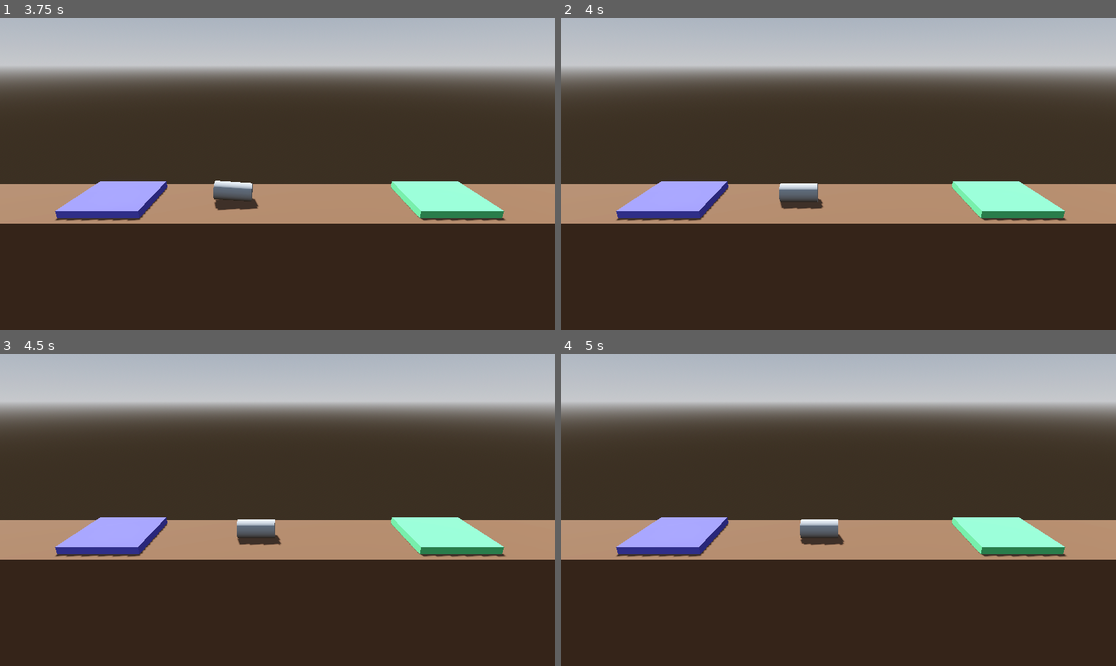
Above: before the commit, frames 1-4 (two rows, left to right).
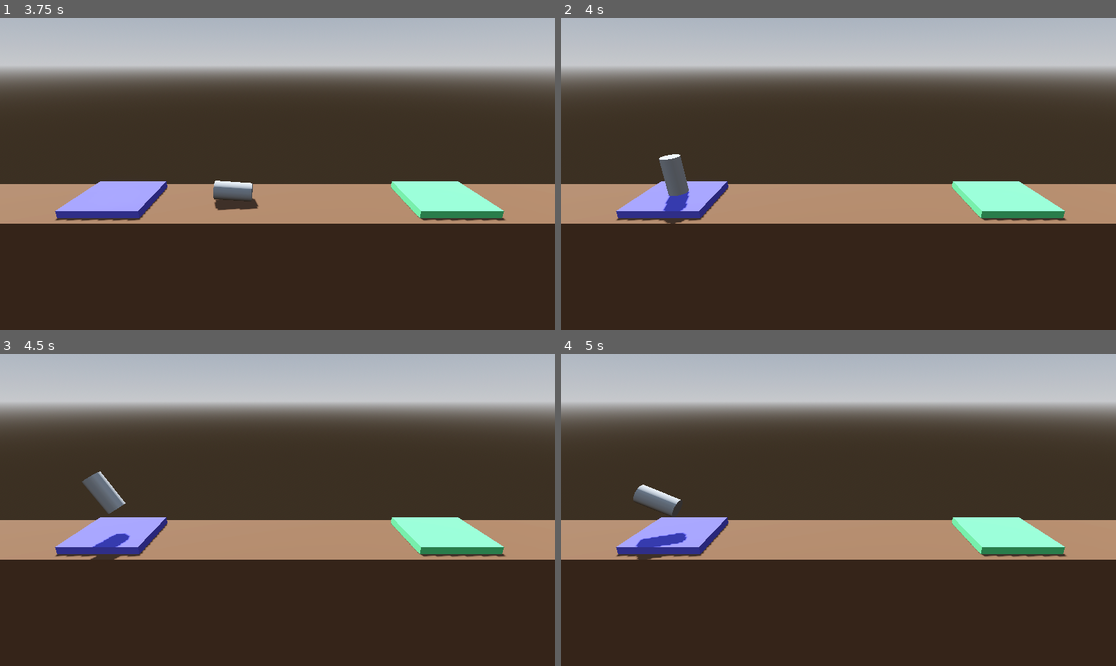
Above: after the commit, the same moments.

Repository: santosh/ProjectBoost
Game: Godot game, scene res://Level/level.tscn
Same seed, same stepped clock (60 frames per second), same inputs: the game is played once before the commit and once after it.
Inputs:
- Up to frame 1 (3.75 s): tap Enter at 0.5 s; hold Right (rotate_right) 0.53-1.28 s; hold W (boost) 0.53-1.28 s; hold Left (rotate_left) 1.28-2.03 s; tap W (boost) at 1.35, 2.85 s; hold W (boost) 2.03-2.78 s; hold Right (rotate_right) 2.03-3.53 s; hold Left (rotate_left) from 3.53 s (still down); hold W (boost) from 3.53 s (still down)
- Up to frame 2 (4 s): keep holding Left (rotate_left); keep holding W (boost)
- Up to frame 3 (4.5 s): keep holding Left (rotate_left); release W (boost) at 4.28 s; tap W (boost) at 4.35 s
- Up to frame 4 (5 s): keep holding Left (rotate_left)

Frame 1 is identical in both runs. In frame 2, 1.3% of the frame differs, in the area x 17-48%, y 43-66%; in frame 3, 1.3%; in frame 4, 1.3%, in the area x 13-52%, y 41-66%.

Commit message:
reload scene and quit on crash and complete

Diff:
--- a/player.gd
+++ b/player.gd
@@ -24,8 +24,16 @@
 # Called on frame on which rigid body comes in contact with other bodies.
 func _on_body_entered(body: Node) -> void:
 	if "Hazard" in body.get_groups():
-		print("you crashed!")
+		on_crash()
 	elif "Goal" in body.get_groups():
-		print("you won! you landed on landing pad")
+		complete_level()
 	elif "Start" in body.get_groups():
 		print("you are back on launch pad")
+
+func on_crash() -> void:
+	print("you crashed!")
+	get_tree().reload_current_scene()
+
+func complete_level() -> void:
+	print("you won! you landed on landing pad")
+	get_tree().quit()
